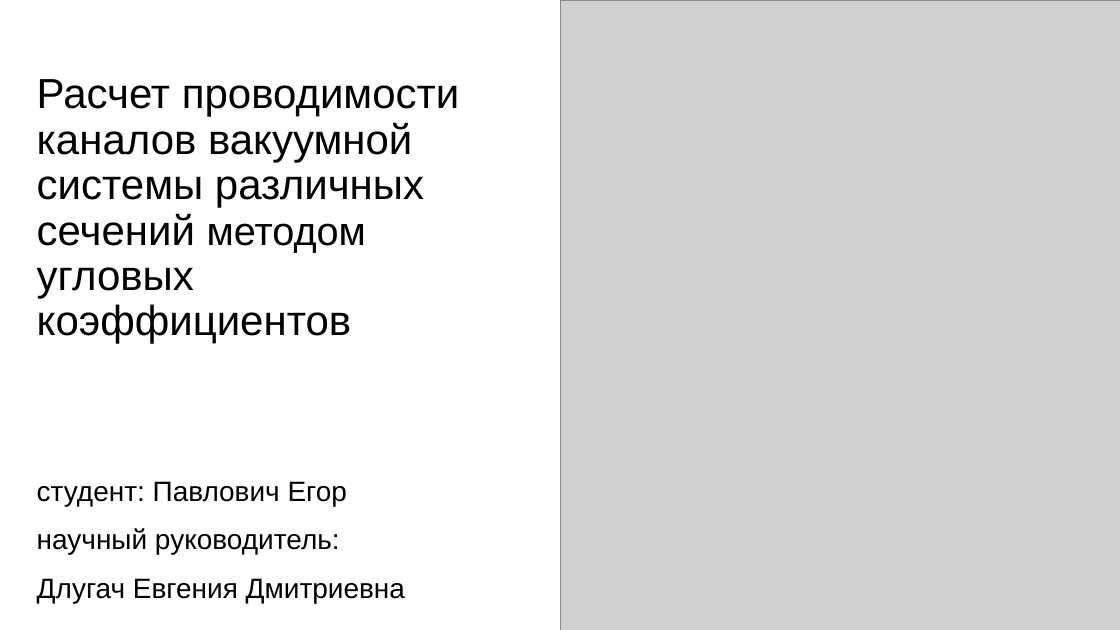
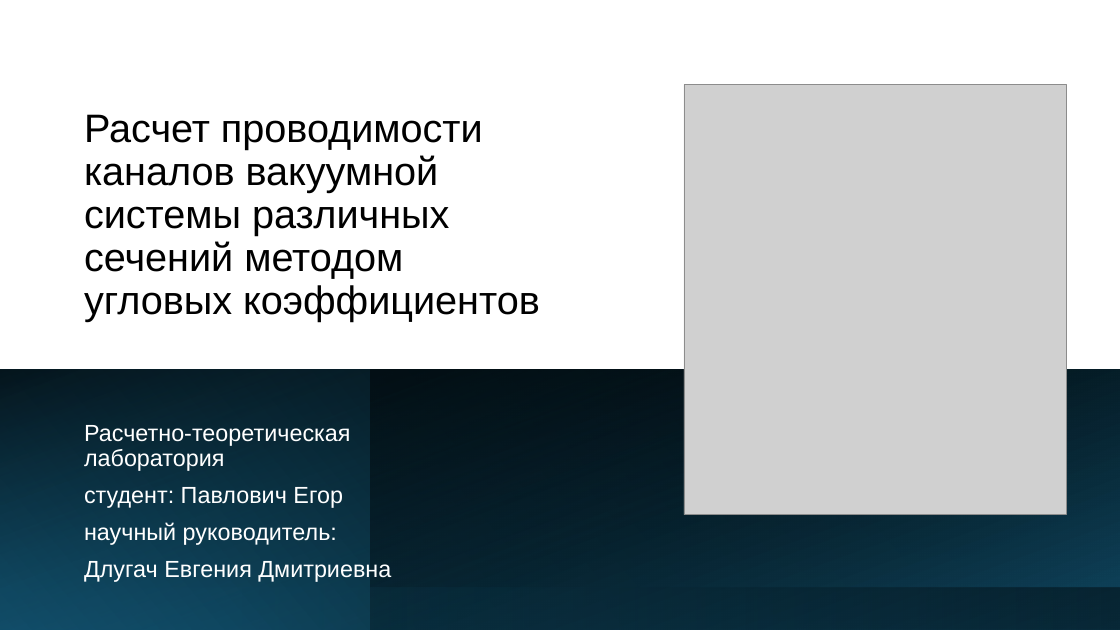
Before and after one commit to eprush/MethodOfAngularCoefficients, a slide deck: slide 1 of Media/bac_diploma.pptx. Drawn at 1120x630 pixels with LibreOffice and Linux fonts; fonts in the diff are those of the drawing; grey boxes stand for pictures. Boxes give left, top, right and bottom in pixels: in the first picture for what was removed or moved away, otherwise in the second. Text is boxed around its words. In the diff, an @@ line names an element or a change of style, - is before the commit and + after.

```diff
--- a/Media/bac_diploma.pptx
+++ b/Media/bac_diploma.pptx
@@ title "Расчет проводимости каналов вакуумной системы ...": place and size @@
-title "Расчет проводимости каналов вакуумной системы ..." at <box>37,79,459,344</box>
+title "Расчет проводимости каналов вакуумной системы ..." at <box>84,114,540,321</box>
@@ title "Расчет проводимости каналов вакуумной системы ..." at <box>84,114,540,321</box>: size 36 to 34 pt; vertical alignment top to bottom @@
@@ picture: place and size @@
-picture at <box>560,0,1120,630</box>
+picture at <box>684,85,1066,515</box>
@@ rectangle added at <box>0,370,1120,630</box>, fill gradient #156082 to #000000 @@
@@ rectangle added at <box>0,370,1120,630</box>, fill gradient #0B3041 to #000000 @@
@@ rectangle added at <box>371,370,1120,630</box>, fill gradient #000000 to #104862 @@
@@ subtitle "Расчетно-теоретическая лаборатория": place and size @@
-subtitle "Расчетно-теоретическая лаборатория" at <box>37,481,405,603</box>
+subtitle "Расчетно-теоретическая лаборатория" at <box>84,425,391,582</box>
@@ subtitle "Расчетно-теоретическая лаборатория" at <box>84,425,391,582</box>: vertical alignment bottom to top @@
@@ subtitle at <box>84,425,351,471</box>: paragraph added @@
+Расчетно-теоретическая лаборатория
@@ subtitle at <box>84,487,391,582</box>: size 24 to 20 pt, text colour #000000 to #FFFFFF in "студент: Павлович Егор", "научный руководитель:", "Длугач Евгения Дмитриевна"; line spacing 1.1 to 0.9 @@
@@ rectangle added at <box>0,588,1120,630</box>, fill gradient #000000 to #104862 @@
```
Also in this commit, not shown: 16 other slides changed, 1 slide added, 2 other files.
